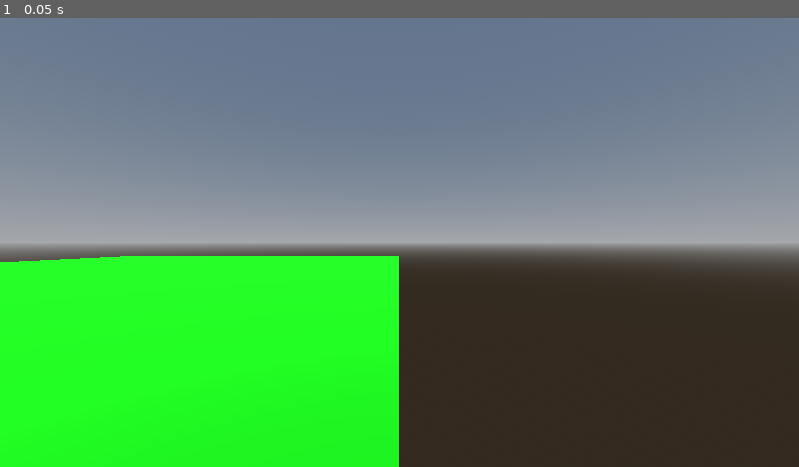
Above: before the commit, frame 1.
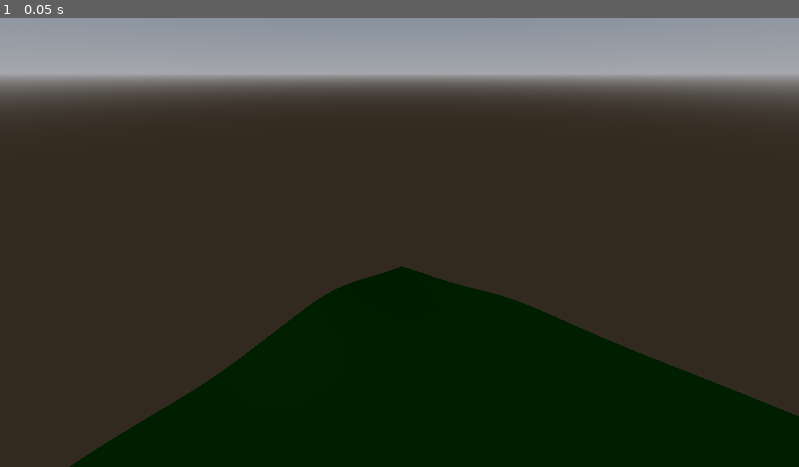
Above: after the commit, the same moment.

Repository: ShunNebula/MadeInAbyss
Game: Godot game, scene res://main.tscn
Same seed, same stepped clock (60 frames per second), same inputs: the game is played once before the commit and once after it.
Inputs:
- Up to frame 1 (0.05 s): no input

The runs differ from the first frame. In frame 1, 91% of the frame differs, in the area x 0-100%, y 0-100%.

Commit message:
Chapter 1.4: Add height on map and normalize triangles

Diff:
--- a/Materials/ground_material.tres
+++ b/Materials/ground_material.tres
@@ -1,4 +1,4 @@
 [gd_resource type="StandardMaterial3D" format=3 uid="uid://dq5kphr7dtk4u"]
 
 [resource]
-albedo_color = Color(0, 1, 0, 1)
+albedo_color = Color(0, 0.7445714, 0, 1)
--- a/Scripts/Generators/SurfaceGenerator.gd
+++ b/Scripts/Generators/SurfaceGenerator.gd
@@ -1,7 +1,7 @@
 extends Node3D
 
-@export var size_x: int = 10
-@export var size_z: int = 10
+@export var size_x: int = 64
+@export var size_z: int = 64
 @export var noise_scale: float = 0.02      # Масштаб шума, влияет на размер холмов
 @export var height_multiplier: float = 5.0 # Максивальная высота холмов
 
@@ -60,10 +60,6 @@
 	# Затем умножаем на height_multiplier, чтобы получить итоговую высоту
 	return (total_height + 1.0) * 0.5 * height_multiplier
 
-# res://Scripts/Generators/SurfaceGenerator.gd
-
-# ... (все @export переменные, _ready, _get_height)
-
 func generate_surface():
 	print("Generating surface...")
 
@@ -71,7 +67,10 @@
 	var vertices: PackedVector3Array = PackedVector3Array()  # Позиции вершин (X, Y, Z)
 	var normals: PackedVector3Array = PackedVector3Array()   # Нормали вершин (для освещения)
 	var uvs: PackedVector2Array = PackedVector2Array()       # UV-координаты (для текстур)
-	var indices: PackedInt32Array = PackedInt32Array()     # Индексы, определяющие треугольники
+	var indices: PackedInt32Array = PackedInt32Array()       # Индексы, определяющие треугольники
+
+	var offset_x = float(size_x) / 2.0
+	var offset_z = float(size_z) / 2.0
 
 	# Проходим по нашей сетке, чтобы создать вершины
 	# x_idx и z_idx - это индексы в нашей сетке
@@ -79,15 +78,15 @@
 		for z_idx in range(size_z + 1): # То же самое по Z
 
 			# Пока создаем плоскую сетку, Y=0. Позже здесь будет _get_height().
-			var height = 0.0 # <--- Временно устанавливаем Y в 0 для плоской сетки
+			var height = _get_height(x_idx, z_idx)
 
 			# Создаем новую вершину (позицию в 3D пространстве)
-			var vertex_position = Vector3(float(x_idx), height, float(z_idx))
+			var vertex_position = Vector3(float(x_idx) - offset_x, height, float(z_idx) - offset_z)
 			vertices.append(vertex_position)
 
 			# Пока что для нормалей и UV просто добавляем заглушки.
 			# Мы их рассчитаем корректно в следующих шагах.
-			normals.append(Vector3.UP) # Временно направляем нормали вверх
+			normals.append(Vector3.ZERO) # Временно направляем нормали вверх
 			uvs.append(Vector2(float(x_idx) / size_x, float(z_idx) / size_z))
 
 	# Теперь, когда у нас есть все вершины, нам нужно создать треугольники из них
@@ -105,17 +104,36 @@
 			var v0 = x_idx * (size_z + 1) + z_idx
 			var v1 = (x_idx + 1) * (size_z + 1) + z_idx
 			var v2 = x_idx * (size_z + 1) + (z_idx + 1)
-			var v3 = (x_idx + 1) * (size_z + 1) + (z_idx + 1)
 
 			# Первый треугольник (v0, v2, v1)
 			indices.append(v0)
 			indices.append(v1)
 			indices.append(v2)
 
+			var p0 = vertices[v0]
+			var p1 = vertices[v1]
+			var p2 = vertices[v2]
+
+			var normal1 = (p1 - p0).cross(p2 - p0).normalized()
+			normals[v0] += normal1
+			normals[v1] += normal1
+			normals[v2] += normal1
+
+			var v3 = (x_idx + 1) * (size_z + 1) + (z_idx + 1)
+
 			# Второй треугольник (v1, v2, v3)
 			indices.append(v1)
 			indices.append(v3)
 			indices.append(v2)
+
+			var p3 = vertices[v3]
+			var normal2 = (p3 - p1).cross(p2 - p1).normalized()
+			normals[v1] += normal2
+			normals[v3] += normal2
+			normals[v2] += normal2
+
+	for i in range(normals.size()):
+		normals[i] = normals[i].normalized()
 
 	# Создаем ArrayMesh и добавляем в него данные
 	var array_mesh = ArrayMesh.new()
@@ -137,4 +155,4 @@
 	terrain_mesh_instance.mesh = array_mesh
 	terrain_mesh_instance.material_override = surface_material # Применяем наш материал
 
-	print("Surface generated with %d vertices and %d triangles." % [vertices.size(), indices.size() / 3])
+	print("Surface generated with %d vertices and %d triangles." % [vertices.size(), indices.size() / 3.0])
--- a/main.tscn
+++ b/main.tscn
@@ -17,14 +17,16 @@
 [node name="Main" type="Node3D"]
 
 [node name="DirectionalLight3D" type="DirectionalLight3D" parent="."]
-transform = Transform3D(-0.7486788, 0.3565096, 0.55891055, 0.17916675, -0.70289916, 0.6883546, 0.63826275, 0.61549467, 0.46237105, 2.8779564, 19.401438, 2.055974)
+transform = Transform3D(1, 0, 0, 0, 0.70710677, 0.70710677, 0, -0.70710677, 0.70710677, 0, 0, 0)
 
 [node name="WorldEnvironment" type="WorldEnvironment" parent="."]
 environment = SubResource("Environment_0xm2m")
 
 [node name="Surface" parent="." instance=ExtResource("1_ig7tw")]
 transform = Transform3D(-10, 0, 8.742278e-07, 0, 10, 0, -8.742278e-07, 0, -10, 0, 0, 0)
+height_multiplier = 100.0
+persistence = 100.0
 surface_material = ExtResource("2_0xm2m")
 
 [node name="Camera3D" type="Camera3D" parent="."]
-transform = Transform3D(1, 0, 0, 0, 1, 0, 0, 0, 1, 0, 5, 5)
+transform = Transform3D(0.7071067, -0.35355338, 0.61237234, 0, 0.8660254, 0.49999997, -0.7071067, -0.35355338, 0.61237234, 0, 748.9659, 5)
